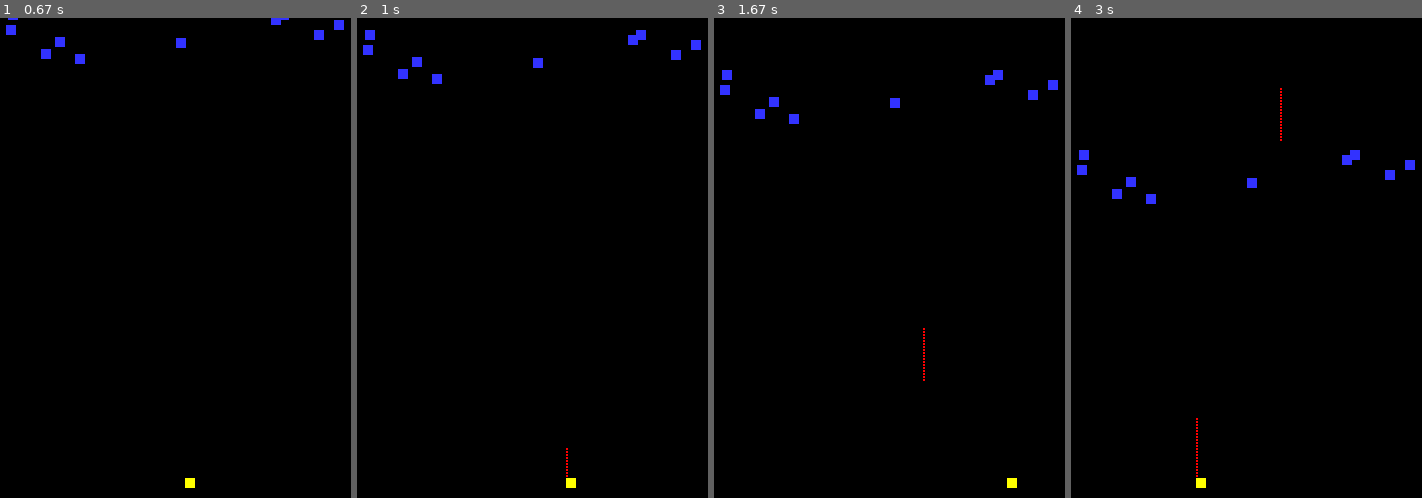
Above: before the commit, frames 1-4 (left to right).
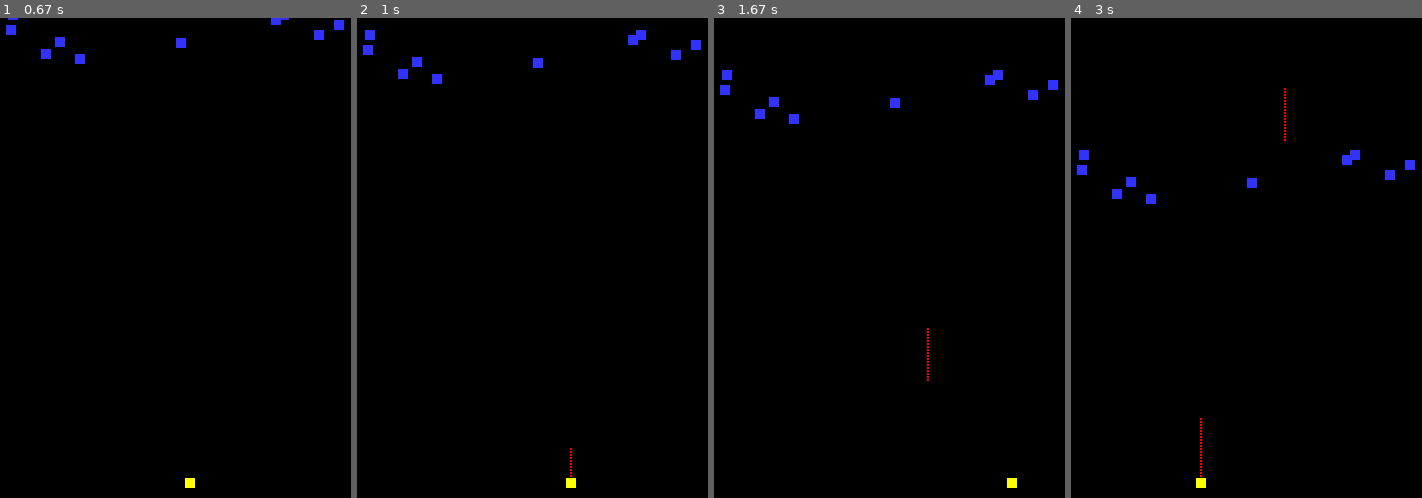
Above: after the commit, the same moments.

Repository: cduck1/dukecw-classwork
Game: pygame game, started from invaders.py
The game is run twice, just before and just after one commit, with the same random seed, the same clock (stepped at 60 frames per second) and the same inputs.
Inputs:
- Up to frame 1 (0.67 s): hold Right from 0.33 s (still down)
- Up to frame 2 (1 s): release Right at 0.8 s; hold Up from 0.83 s (still down)
- Up to frame 3 (1.67 s): release Up at 1.13 s; hold Right 1.17-1.63 s
- Up to frame 4 (3 s): hold Left 1.67-2.2 s; hold Left 2.23-2.63 s; hold Up from 2.67 s (still down)

Frame 1 is identical in both runs. In frame 2, less than 0.1% of the frame differs, in the area x 59-62%, y 89-96%; in frame 3, less than 0.1%; in frame 4, 0.2%, in the area x 35-62%, y 14-96%.

Commit message:
Update invaders.py

Diff:
--- a/invaders.py
+++ b/invaders.py
@@ -17,13 +17,13 @@
 pygame.display.set_caption("Invader")
 # -- Exit game flag set to false
 done = False
+# -- Variables
+bullet_count = 500
+score = 0
 # Create a list of the invader blocks
 invader_group = pygame.sprite.Group()
 player_group = pygame.sprite.Group()
 bullet_group = pygame.sprite.Group()
-#variables
-bullet_count = 50
-score = 0
 # Create a list of all sprites
 all_sprites_group = pygame.sprite.Group()
 # -- Manages how fast screen refreshes
@@ -125,7 +125,7 @@
     keys = pygame.key.get_pressed()
     if keys[pygame.K_UP]:
         # Create the bullet
-        my_bullet = bullet(RED, 2, 2, my_player.rect.x, my_player.rect.y)
+        my_bullet = bullet(RED, 2, 2, (my_player.rect.x) + 4, my_player.rect.y)
         bullet_group.add(my_bullet)
         all_sprites_group.add(my_bullet)
         bullet_count = bullet_count - 1
@@ -141,7 +141,7 @@
     player_hit_group = pygame.sprite.spritecollide(my_player, invader_group, True)
     # -- when invader hits the bullet add 5 to score.
     for my_bullet in bullet_group:
-        bullet_hit_group = pygame.sprite.spritecollide(my_bullet, invader_group, True)
+        bullet_hit_group = pygame.sprite.groupcollide(bullet_group, invader_group, True, True)
         if bullet_hit_group == True:
             score = score + 5
             print("Score: " + str(score))
